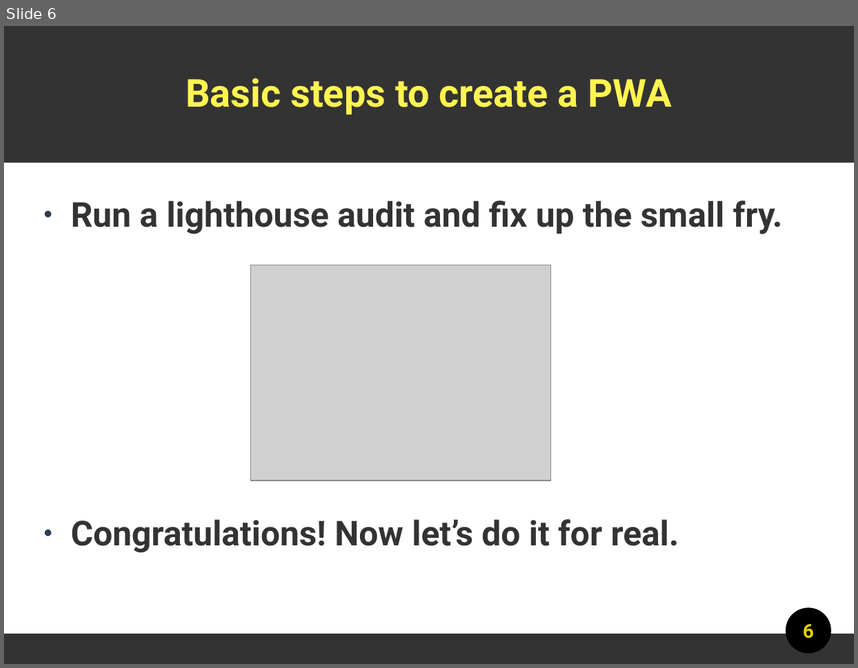
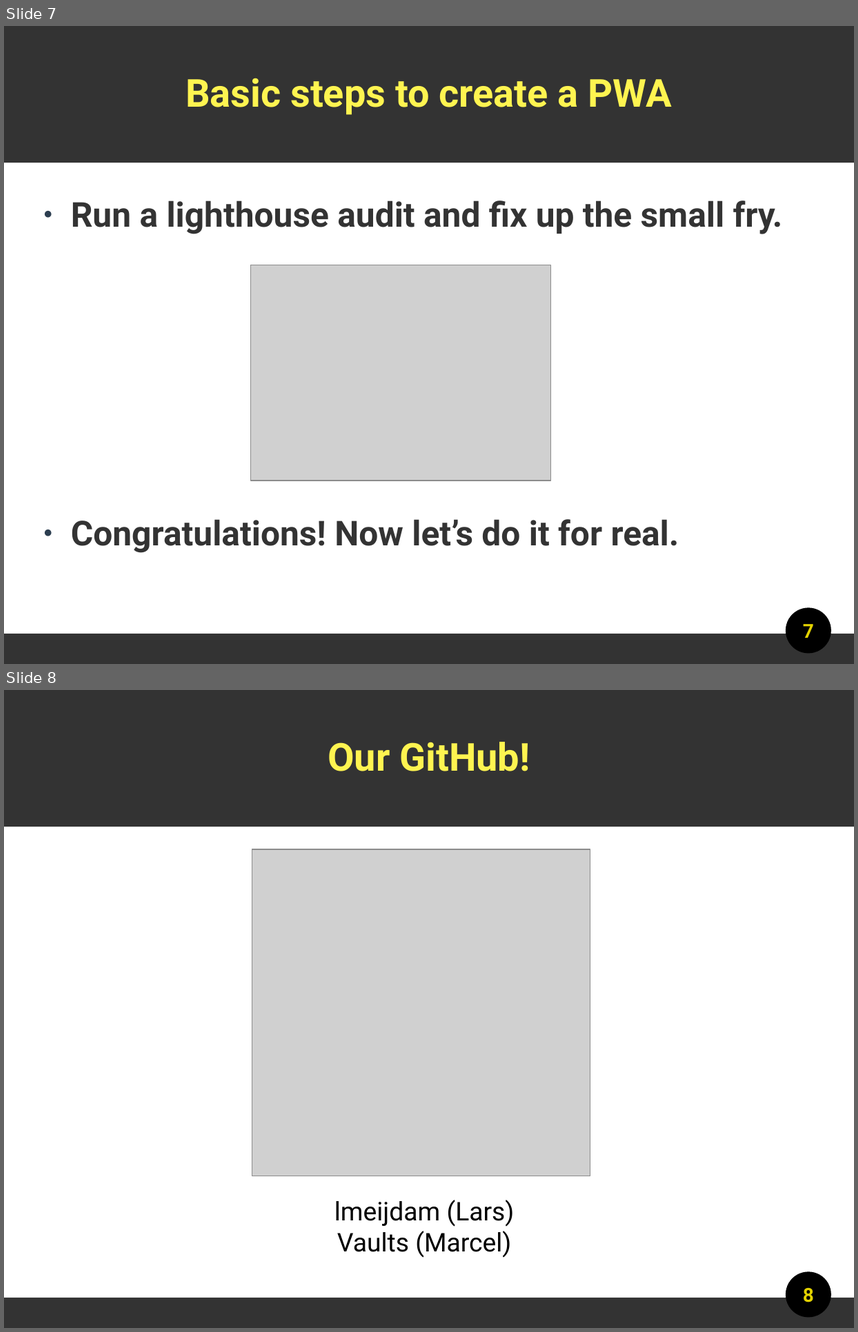
Before and after one commit to lmeijdam/rs-pwa-angular-demo, a slide deck: presentation.odp. Shown one above the other, each under a label of ours: slide 6 before the commit, slides 7 and 8 after it. The pictures are 858x668 and 858x1332 pixels, drawn with LibreOffice and Linux fonts; fonts in the diff are those of the drawing; grey boxes stand for pictures. Boxes give left, top, right and bottom in pixels: in the first picture for what was removed or moved away, otherwise in the second. Text is boxed around its words. In the diff, an @@ line names an element or a change of style, - is before the commit and + after.

```diff
--- a/presentation.odp
+++ b/presentation.odp
@@ slide 8 added at bbox=[4, 690, 854, 1328], background #FFFFFF; not listed: 3 template elements that a slide beside it also shows @@
@@ title added at bbox=[328, 742, 530, 771], 36 pt, text #FFF450, bold @@
+Our GitHub!
@@ picture added at bbox=[252, 849, 590, 1176] @@
@@ text added at bbox=[335, 1200, 515, 1258], 24 pt, text #000000 @@
+lmeijdam (Lars)
+Vaults (Marcel)
@@ page number added at bbox=[803, 1288, 814, 1303], 18 pt, text #E3D200, bold @@
+8
@@ what was slide 6 is now slide 7 @@
@@ page number at bbox=[803, 624, 814, 638]: text changed @@
-6
+7
```
Also in this commit, not shown: 1 other slide added.
